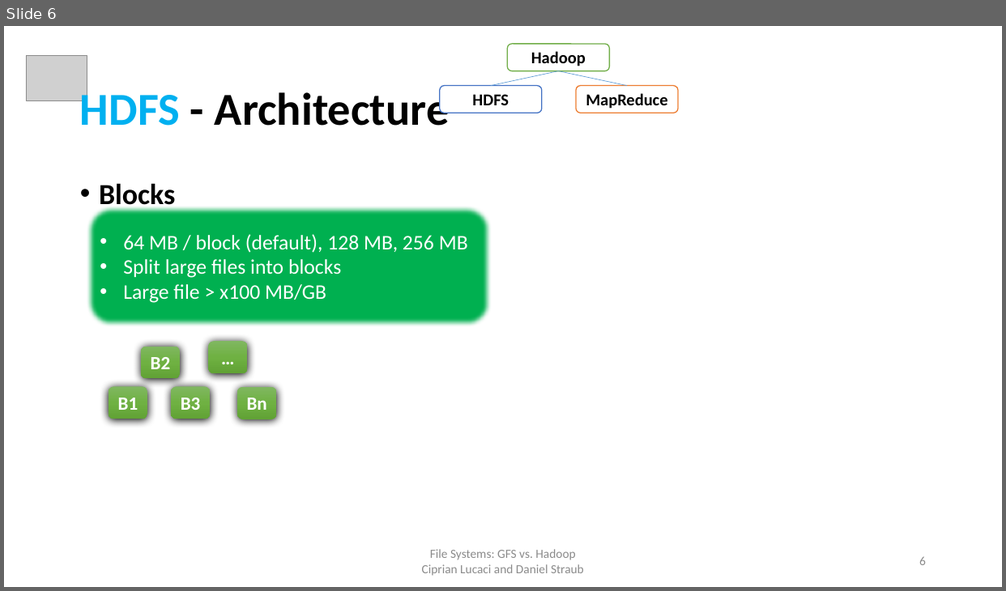
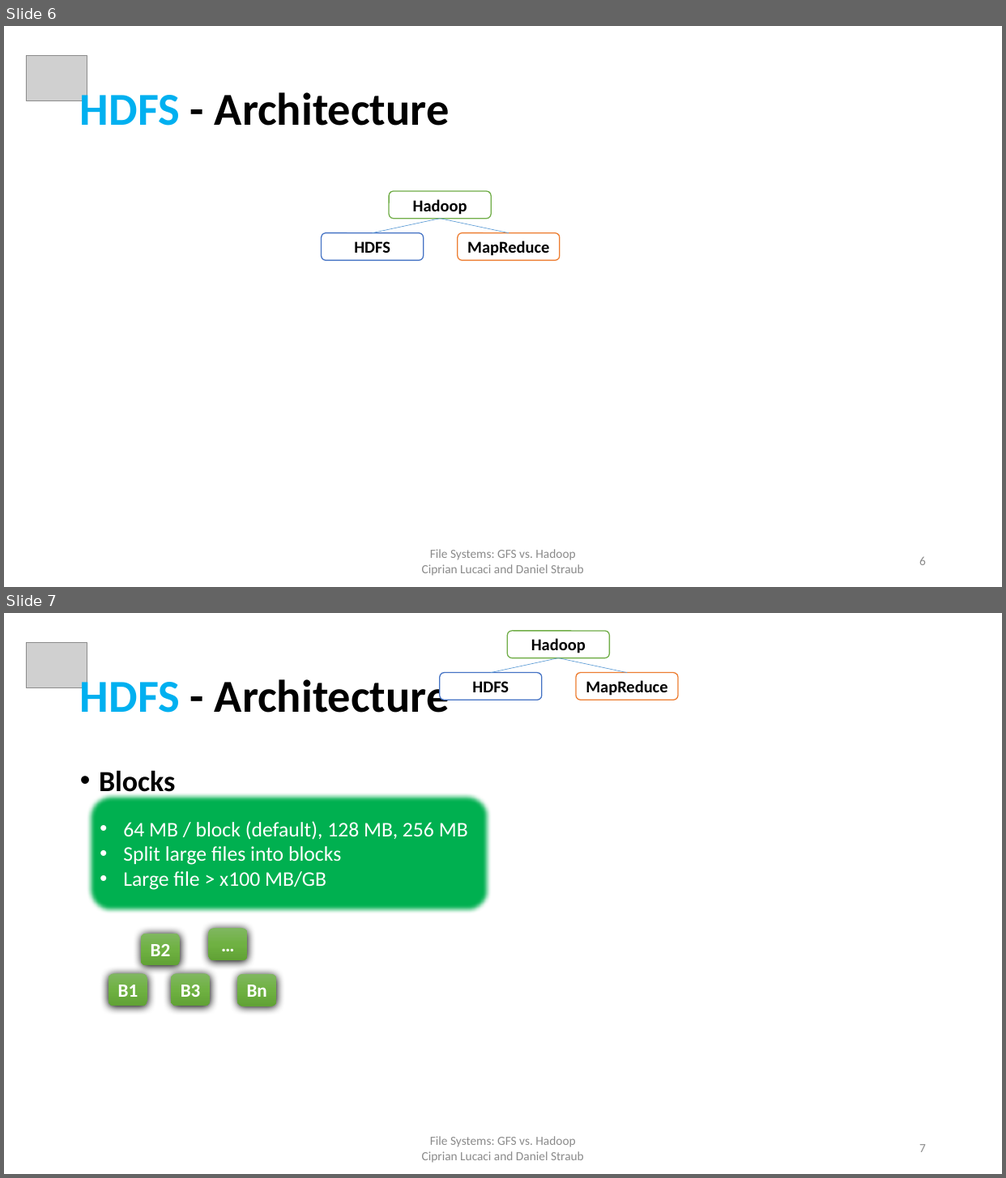
Before and after one commit to cipri7329/ss15-seminar, a slide deck: Presentation/DistributedFileSystems_Cipri.pptx. Shown one above the other, each under a label of ours: slide 6 before the commit, slides 6 and 7 after it. The pictures are 1006x591 and 1006x1178 pixels, drawn with LibreOffice and Linux fonts; fonts in the diff are those of the drawing; grey boxes stand for pictures; background and template pictures are left out. Boxes give left, top, right and bottom in pixels: in the first picture for what was removed or moved away, otherwise in the second. Text is boxed around its words. In the diff, an @@ line names an element or a change of style, - is before the commit and + after.

```diff
--- a/Presentation/DistributedFileSystems_Cipri.pptx
+++ b/Presentation/DistributedFileSystems_Cipri.pptx
@@ slide 6 added at (4,26,1002,587), background #FFFFFF @@
@@ picture added at (27,56,87,101) @@
@@ title added at (80,86,450,126), 44 pt, text #000000, bold @@
+HDFS - Architecture
@@ group added at (322,191,560,261): 3 rounded rectangles, 2 lines @@
+Hadoop
+HDFS
+MapReduce
@@ text added at (422,549,584,575), 12 pt, text #8C8C8C @@
+File Systems: GFS vs. Hadoop
+Ciprian Lucaci and Daniel Straub
@@ page number added at (919,557,926,565), 12 pt, text #8C8C8C @@
+6
@@ what was slide 6 is now slide 7 @@
@@ page number at (919,1144,926,1152): text changed @@
-6
+7
```
Also in this commit, not shown: 1 slide changed, 1 other slide added, 6 other files.
